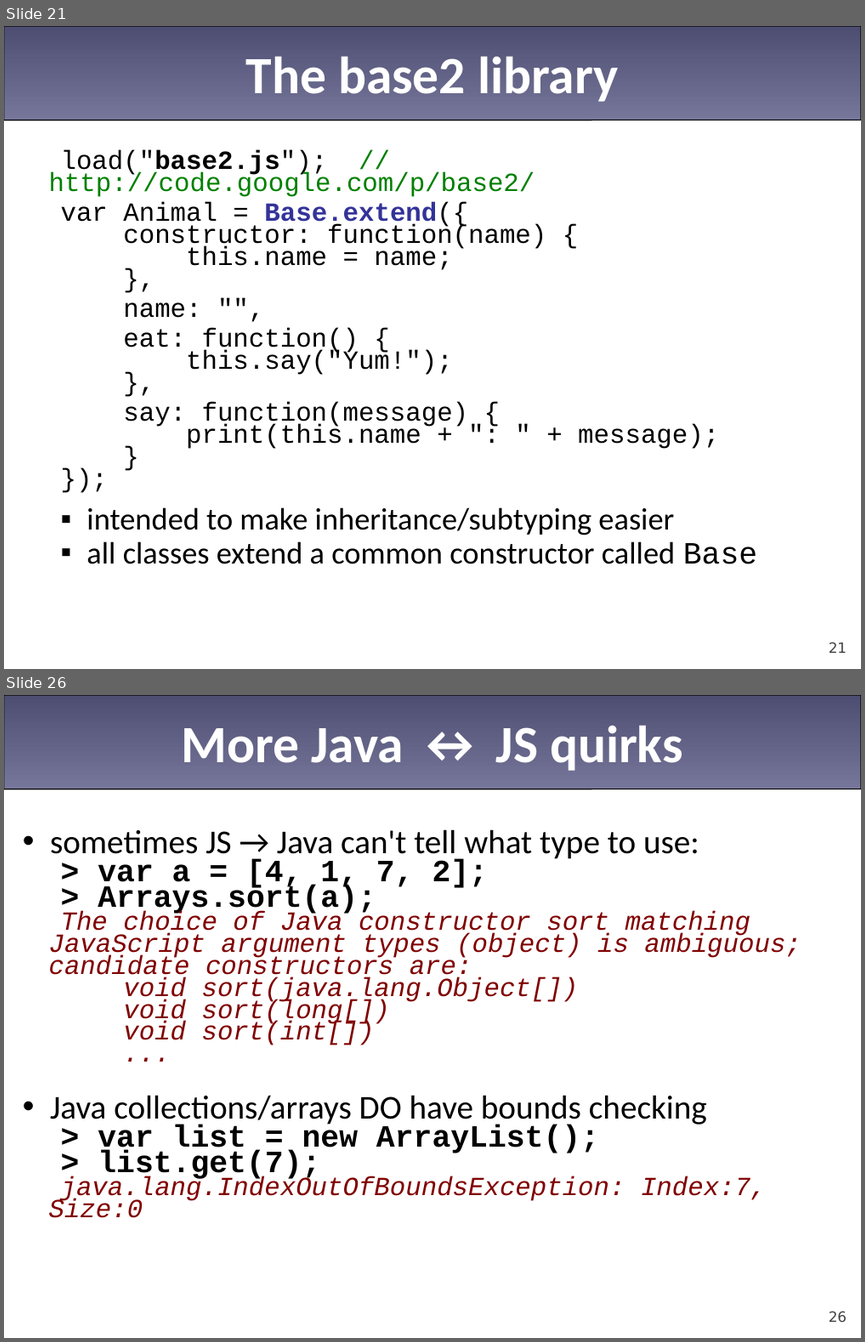
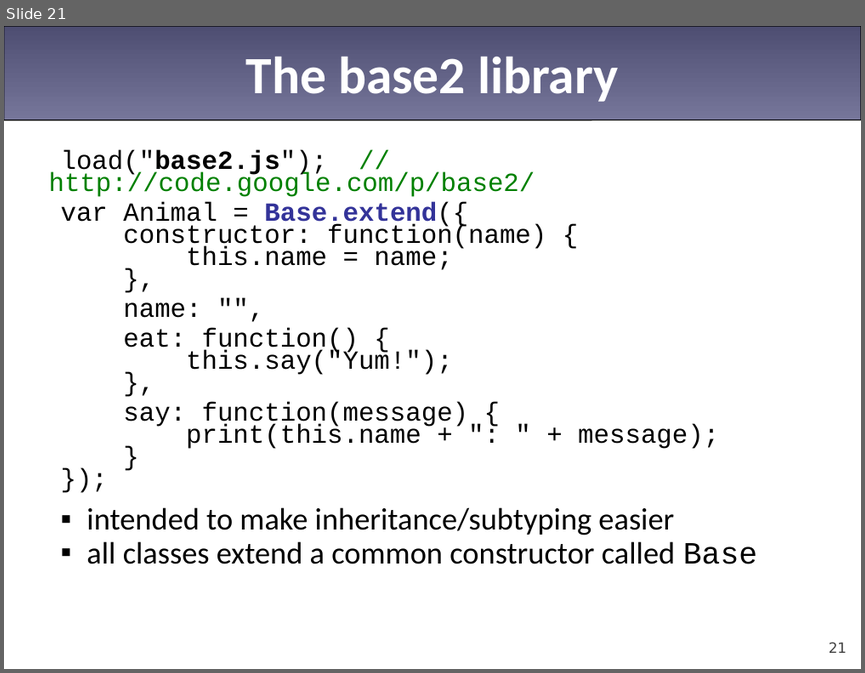
Before and after one commit to Riyadh-Part-Time-Courses/Riyadh-JS-4, a slide deck: 13-prototypal-inheritance/prototypes-inheritance.pptx. Shown one above the other, each under a label of ours: slides 21 and 26 before the commit, slide 21 after it; the slides between them are not shown. The pictures are 865x1342 and 865x673 pixels, drawn with LibreOffice and Linux fonts; fonts in the diff are those of the drawing. Boxes give left, top, right and bottom in pixels: in the first picture for what was removed or moved away, otherwise in the second. Text is boxed around its words. In the diff, an @@ line names an element or a change of style, - is before the commit and + after.

```diff
--- a/13-prototypal-inheritance/prototypes-inheritance.pptx
+++ b/13-prototypal-inheritance/prototypes-inheritance.pptx
@@ slide 26 removed at [4, 695, 861, 1338], background #FFFFFF; not listed: 1 template element that a slide beside it also shows @@
@@ title removed at [181, 726, 683, 771] @@
-More Java ↔ JS quirks
@@ text removed at [49, 829, 800, 1218] @@
-• sometimes JS → Java can't tell what type to use:
-  > var a = [4, 1, 7, 2];
-  > Arrays.sort(a);
-  The choice of Java constructor sort matching JavaScript argument types (object) is ambiguous; candidate constructors are:
-  void sort(java.lang.Object[])
-  void sort(long[])
-  void sort(int[])
-  ...
-• Java collections/arrays DO have bounds checking
-  > var list = new ArrayList();
-  > list.get(7);
-  java.lang.IndexOutOfBoundsException: Index:7, Size:0
@@ page number removed at [828, 1310, 846, 1321] @@
-26
```
Also in this commit, not shown: 6 other slides removed, 6 other files.
